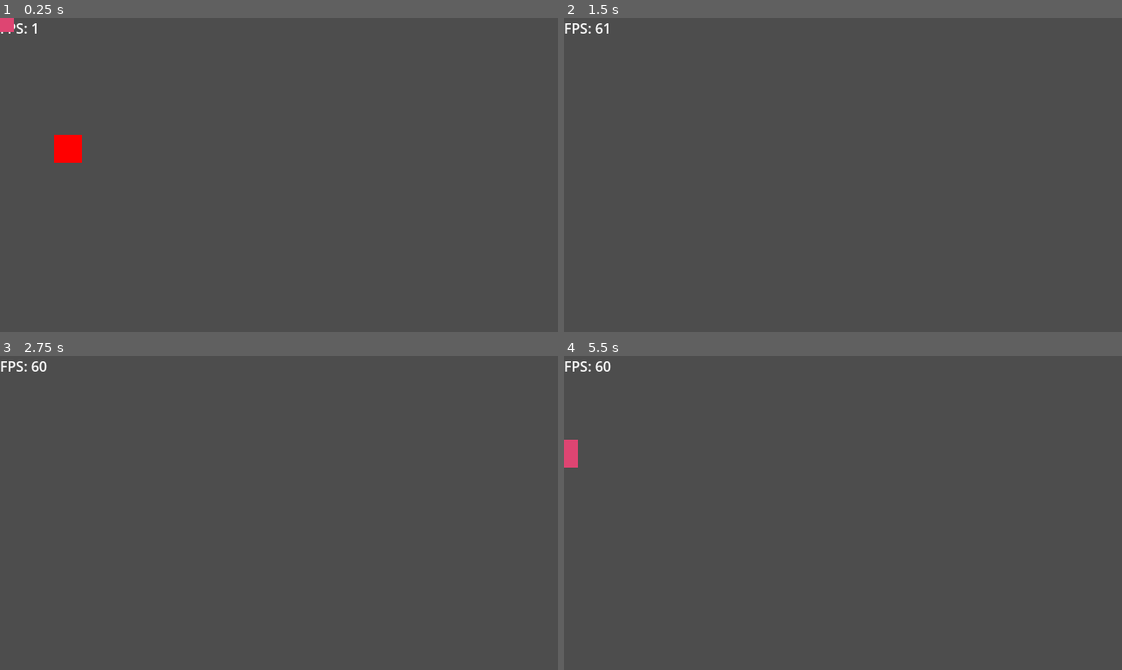
Above: before the commit, frames 1-4 (two rows, left to right).
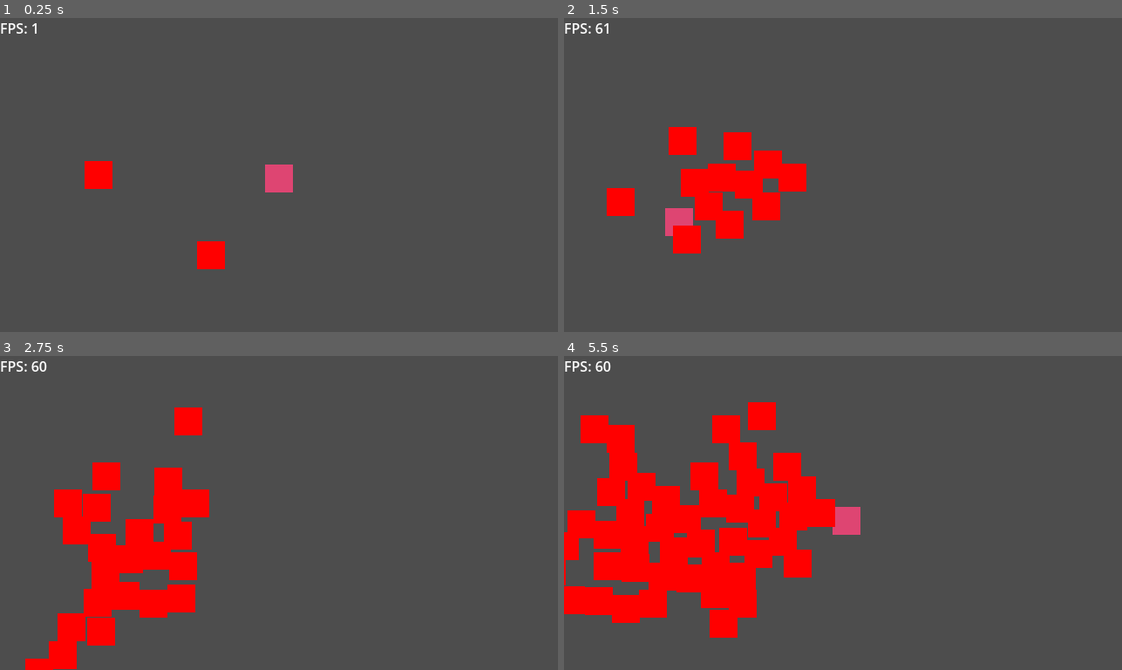
Above: after the commit, the same moments.

Repository: wesleyholiveira/osuml
Game: Godot game, scene res://main.tscn
Two runs of this game, one before a commit and one after it. Both use one fixed random seed, a clock stepped at 60 frames per second and the inputs below.
Inputs:
- Up to frame 1 (0.25 s): no input
- Up to frame 2 (1.5 s): hold A (move_right) 0.53-1.28 s; hold S (move_down) from 1.28 s (still down)
- Up to frame 3 (2.75 s): release S (move_down) at 2.03 s; hold A (move_right) from 2.03 s (still down)
- Up to frame 4 (5.5 s): release A (move_right) at 2.78 s; hold W (move_up) 2.78-3.53 s; hold D (move_left) 3.53-5.03 s; hold S (move_down) from 5.03 s (still down)

The runs differ from the first frame. In frame 1, 1.9% of the frame differs, in the area x 0-53%, y 0-80%; in frame 2, 5.5%; in frame 3, 9.7%; in frame 4, 19%, in the area x 0-54%, y 14-90%.

Commit message:
fix: set_speed não definindo a velocidade apropriadamente

Diff:
--- a/character/abstract/entity/abstract_entity.gd
+++ b/character/abstract/entity/abstract_entity.gd
@@ -10,14 +10,15 @@
 func _init(target: AbstractEntity = null) -> void:
 
 	# TODO: Find a way to overwrite in the editor
+	self.attribute = AttributeComponent.new(self, _speed, target)
+
 	self.gravity_scale = 0
-	self._speed = get_speed()
 
-	self.attribute = AttributeComponent.new(self, _speed, target)
 	pass
 
 func set_speed(value: float) -> void:
 	_speed = value
+	attribute.set_speed(_speed)
 	pass
 
 func get_speed() -> float:
--- a/character/hostile/mob.tscn
+++ b/character/hostile/mob.tscn
@@ -8,7 +8,10 @@
 radius = 16.0
 
 [node name="Mob" type="RigidBody2D"]
+max_contacts_reported = 4
+contact_monitor = true
 script = ExtResource("1_swcja")
+_speed = 150.0
 
 [node name="Sprite2D" type="Sprite2D" parent="."]
 modulate = Color(1, 0, 0, 1)
--- a/main.gd
+++ b/main.gd
@@ -3,7 +3,7 @@
 var enemy = preload("res://character/hostile/mob.tscn")
 
 var counter: float = 0.0
-var enemy_limit: int = 1
+var enemy_limit: int = 1000
 # Called when the node enters the scene tree for the first time.
 func _ready():
 	pass
--- a/main.tscn
+++ b/main.tscn
@@ -11,4 +11,4 @@
 metadata/_edit_use_anchors_ = true
 
 [node name="CebolaoLunar" parent="." instance=ExtResource("3_8qixk")]
-_speed = 195.946
+position = Vector2(320, 184)
--- a/scenes/Enemy.tscn
+++ b/scenes/Enemy.tscn
@@ -1,7 +1,6 @@
 [gd_scene load_steps=5 format=3 uid="uid://igd17bg03lye"]
 
 [ext_resource type="Script" path="res://scenes/Enemy.gd" id="1_pn655"]
-
 
 [sub_resource type="CircleShape2D" id="CircleShape2D_ms0ta"]
 radius = 16.0
@@ -60,7 +59,6 @@
 
 [node name="Enemy" type="RigidBody2D"]
 gravity_scale = 0.0
-
 max_contacts_reported = 4
 contact_monitor = true
 script = ExtResource("1_pn655")
